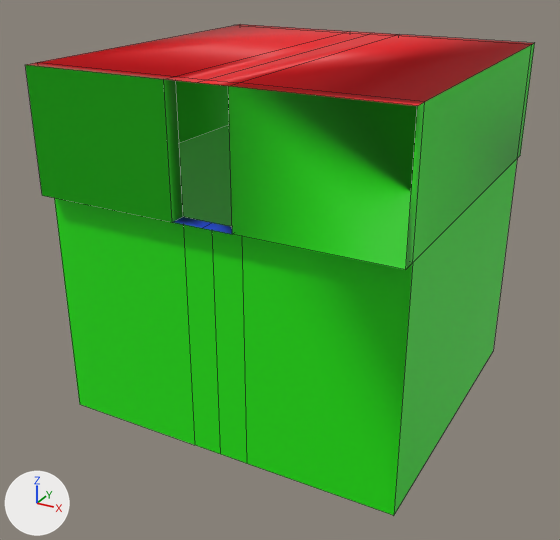
What one commit did to the FBX model SferoTestVR/Assets/Art/Models/Rooms/Deep/3x3_Room_Deep.fbx.
Camera for both pictures: a 50 mm lens placed at (221.4, -57.5, 15.2), pointed at (197.3, -13.7, -6.6). Every picture has the same lights, and +X, +Y and +Z are marked at lower left. Mesh edges are drawn as thin lines. Where no turn or scale is listed for an object, it has been applied to the vertices.

Objects in the first picture: '3x3 Room Deep'.
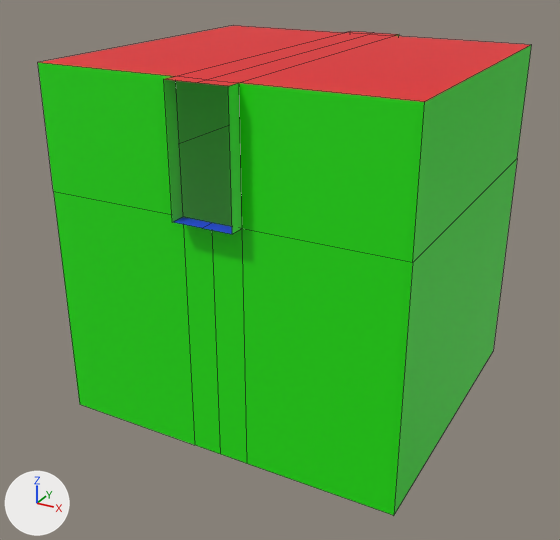
Patch to the scene script:
```diff
--- a/SferoTestVR/Assets/Art/Models/Rooms/Deep/3x3_Room_Deep.fbx.py
+++ b/SferoTestVR/Assets/Art/Models/Rooms/Deep/3x3_Room_Deep.fbx.py
@@ me_cube_024 @@
 me_cube_024.from_pydata(...)  # 50 vertices, 52 faces; spans x -12.0..12.0, y -24.0..0.0, z -16.0..8.0
 # used by ob_3x3_room_deep; location = (198.0, 0.0, 0.0)
 # verts and faces of me_cube_024; kept vertices keep their numbers, new ones are numbered from 50
 # before: 0 (12.0, 0.0, 0.0) at pixel (520, 155), 1 (12.0, 0.0, 8.0) at pixel (534, 42), 4 (-12.0, 0.0, 0.0), 5 (-12.0, 0.0, 8.0) at pixel (240, 24), 14 (2.0, 0.0, 0.0)
 # before: 16 (-2.0, 0.0, 0.0), 17 (-2.0, 0.0, 8.0) at pixel (350, 31), 19 (2.0, 0.0, 8.0) at pixel (399, 34), 21 (12.0, -1.0, 0.0) at pixel (517, 158), 22 (12.0, -1.0, 8.0) at pixel (531, 44)
 # before: 24 (-12.0, -1.0, 0.0), 27 (-12.0, -1.0, 8.0) at pixel (233, 25), 29 (-2.0, -1.0, 8.0) at pixel (344, 32), 33 (2.0, -1.0, 8.0) at pixel (394, 35), 35 (2.0, -1.0, 0.0)
 # before: 39 (-2.0, -1.0, 0.0)
 # before: 2 (12.0, -24.0, 0.0) at pixel (405, 269), 3 (12.0, -24.0, 8.0) at pixel (417, 105), 6 (-12.0, -24.0, 0.0) at pixel (42, 195), 7 (-12.0, -24.0, 8.0) at pixel (25, 64), 8 (-2.0, -24.0, 0.0) at pixel (172, 222)
 # before: 10 (2.0, -24.0, 0.0) at pixel (232, 234), 11 (2.0, -24.0, 8.0) at pixel (228, 86), 13 (-2.0, -24.0, 8.0) at pixel (163, 79), 20 (12.0, -23.0, 0.0) at pixel (412, 262), 23 (12.0, -23.0, 8.0) at pixel (424, 101)
 # before: 25 (-12.0, -23.0, 0.0), 26 (-12.0, -23.0, 8.0) at pixel (37, 62), 28 (-2.0, -23.0, 8.0) at pixel (175, 76), 32 (2.0, -23.0, 8.0) at pixel (238, 82), 34 (2.0, -23.0, 0.0)
 # before: 38 (-2.0, -23.0, 0.0) at pixel (182, 216)
+# me_cube_024 part 1
+delete_vertices([0, 1, 4, 5])  # with the faces that use them
+# me_cube_024 part 2
+delete_vertices([2, 3, 6, 7])  # with the faces that use them
 me_cube_024.materials.append(mat_floor)
```

Boxes [x1, y1, x2, y2] around the edits, measured in the pictures (560 x 540 px):
'3x3 Room Deep', reshaped: before [25, 24, 535, 515]; after [38, 26, 531, 515]
part 1 of me_cube_024, deleted: before [234, 24, 535, 158]
part 2 of me_cube_024, deleted (green): before [25, 62, 425, 270]
